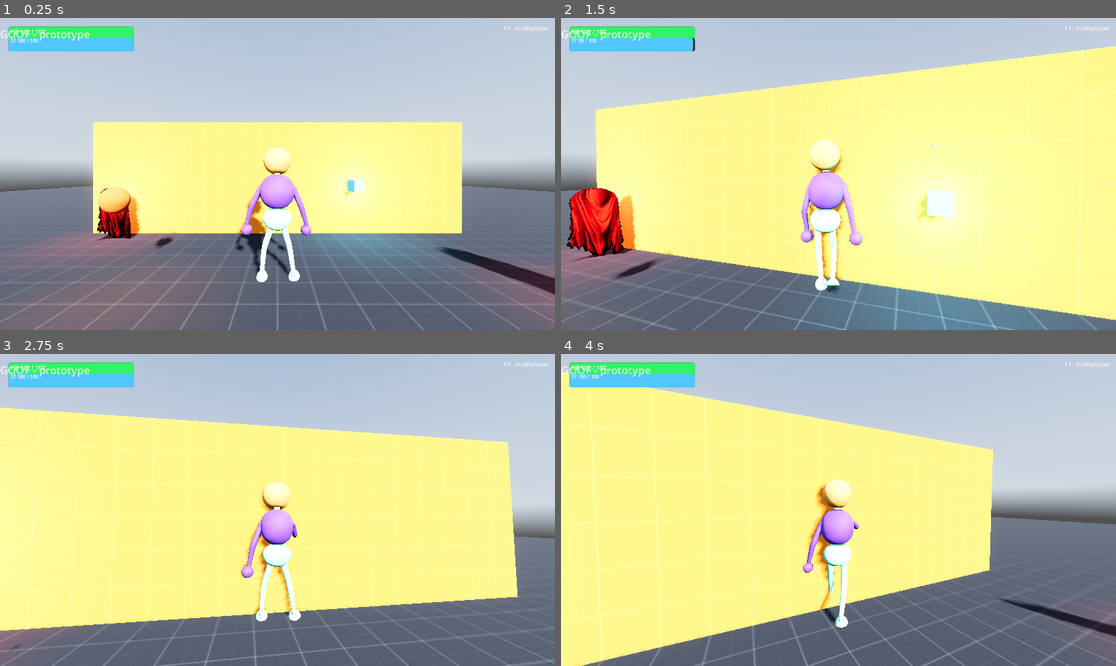
Above: before the commit, frames 1-4 (two rows, left to right).
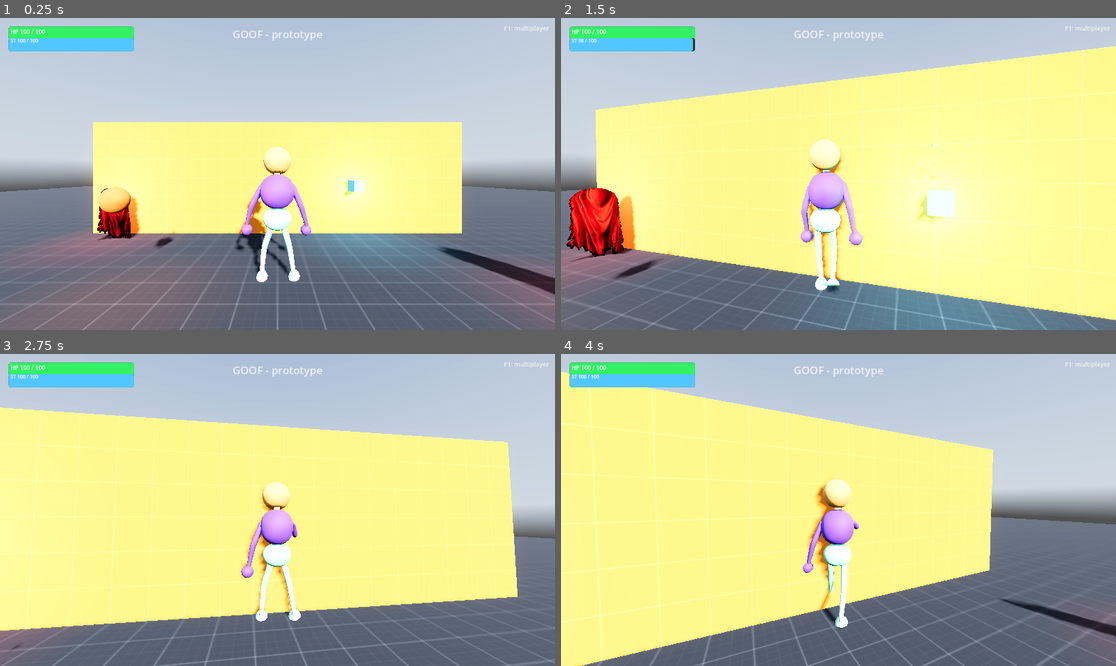
Above: after the commit, the same moments.

Repository: auezbekovvers123-source/1v1superheroes
Game: Godot game, scene res://prototype.tscn
Two runs of this game, one before a commit and one after it. Both use one fixed random seed, a clock stepped at 60 frames per second and the inputs below. A sky picture missing from this copy of the repository is replaced by a grey-blue gradient. Sound files missing from this copy of the repository are replaced by a short silence.
Inputs (mouse positions are in pixels of both pictures, inside the frame that each line leads up to):
- Up to frame 1 (0.25 s): no input
- Up to frame 2 (1.5 s): tap Enter at 0.5 s; move the mouse to (866, 174) at 0.52 s; hold Right mouse button (aim) 0.53-1.28 s; hold W (move_forwards) from 0.53 s (still down); click (866, 174) at 0.67 s; tap Space (jump) at 0.77 s; move the mouse to (810, 174) at 1.27 s; tap Ctrl (dash) at 1.35 s
- Up to frame 3 (2.75 s): keep holding W (move_forwards); tap Space (jump) at 1.52 s; move the mouse to (288, 503) at 2.02 s; tap F (interact) at 2.1 s
- Up to frame 4 (4 s): keep holding W (move_forwards); move the mouse to (832, 516) at 2.77 s; tap R (power) at 2.85 s; click (832, 516) at 2.92 s; tap Space (jump) at 3.02, 3.77 s; move the mouse to (877, 513) at 3.52 s; click (877, 513) at 3.6 s

The runs differ from the first frame. In frame 1, 0.3% of the frame differs, in the area x 0-59%, y 4-8%; in frame 2, 0.3%; in frame 3, 0.3%; in frame 4, 0.3%.

Commit message:
Center the HUD title and anchor the F1 menu robustly
Found by running the game on screen: the "GOOF - prototype" title sat on top
of the HP bar (the original game had it cut off at the right edge). It was
centre-anchored before the HUD had a size, so its offsets came out wrong. It
is now a full-width strip with centred text, correct at any window size.

The F1 menu's corner label and panel relied on the same timing by chance;
they now use explicit offsets and a centred, grow-both panel.

Co-Authored-By: Claude Opus 5.5 <noreply@anthropic.com>
Claude-Session: https://claude.ai/code/session_013fP12cWjwGYZRBFo1UZiey

Diff:
--- a/1v1supers/Scripts/UI/CombatHUD.gd
+++ b/1v1supers/Scripts/UI/CombatHUD.gd
@@ -34,12 +34,14 @@
 	_stamina_label = _make_label(root, Vector2(22, 40), 10, Color.WHITE)
 	_combo_label = _make_label(root, Vector2(18, 60), 22, Color(1, 0.92, 0.28))
 
+	# Full-width strip with centred text: stays centred at any window size (a
+	# centre anchor set before the HUD has a size put it in a corner)
 	var title := _make_label(root, Vector2.ZERO, 22, Color.WHITE)
 	title.text = "GOOF - prototype"
 	title.modulate = Color(1, 1, 1, 0.78)
-	title.set_anchors_preset(Control.PRESET_CENTER_TOP)
+	title.set_anchors_and_offsets_preset(Control.PRESET_TOP_WIDE)
+	title.offset_top = 18
 	title.horizontal_alignment = HORIZONTAL_ALIGNMENT_CENTER
-	title.position.y = 18
 
 	await get_tree().process_frame
 	player = get_tree().get_first_node_in_group("local_player") as Player
--- a/1v1supers/Scripts/UI/NetMenu.gd
+++ b/1v1supers/Scripts/UI/NetMenu.gd
@@ -175,9 +175,10 @@
 
 func _build() -> void:
 	_corner = Label.new()
-	_corner.set_anchors_preset(Control.PRESET_TOP_RIGHT)
-	_corner.position = Vector2(-330, 12)
-	_corner.size = Vector2(318, 20)
+	_corner.set_anchors_and_offsets_preset(Control.PRESET_TOP_RIGHT)
+	_corner.offset_left = -330
+	_corner.offset_right = -12
+	_corner.offset_top = 12
 	_corner.horizontal_alignment = HORIZONTAL_ALIGNMENT_RIGHT
 	_corner.add_theme_font_size_override("font_size", 13)
 	_corner.modulate = Color(1, 1, 1, 0.75)
@@ -185,9 +186,11 @@
 	add_child(_corner)
 
 	_panel = PanelContainer.new()
-	_panel.set_anchors_preset(Control.PRESET_CENTER)
+	# Centred however tall its contents make it
+	_panel.set_anchors_and_offsets_preset(Control.PRESET_CENTER)
+	_panel.grow_horizontal = Control.GROW_DIRECTION_BOTH
+	_panel.grow_vertical = Control.GROW_DIRECTION_BOTH
 	_panel.custom_minimum_size = Vector2(440, 0)
-	_panel.position = Vector2(-220, -300)
 	var style := StyleBoxFlat.new()
 	style.bg_color = Color(0.07, 0.08, 0.1, 0.94)
 	style.set_corner_radius_all(8)
